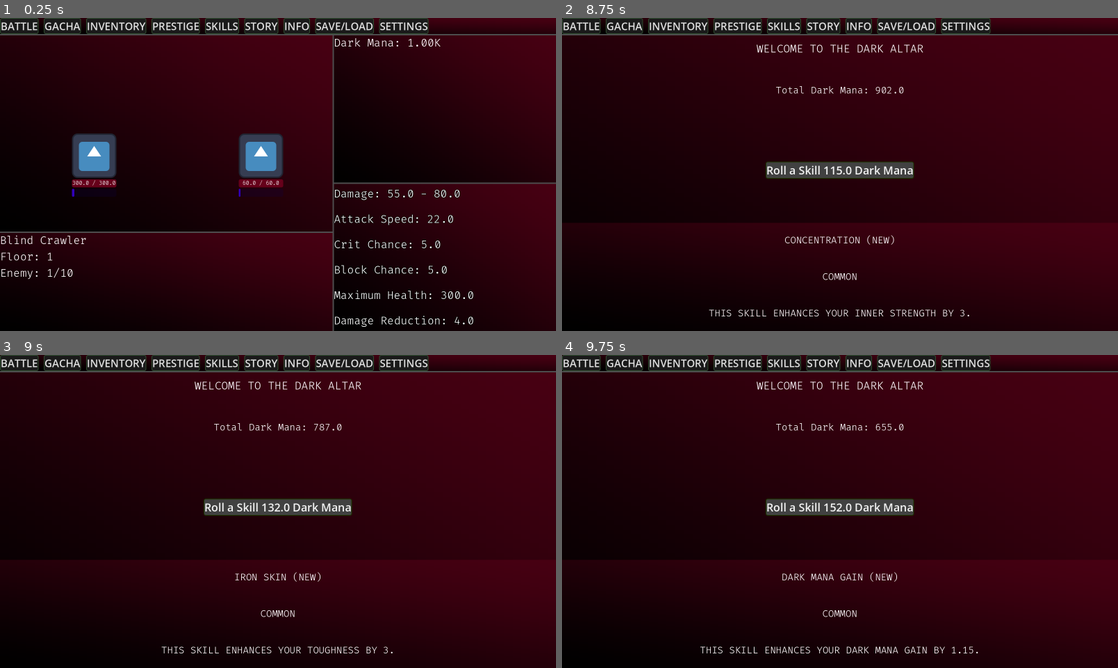
Above: before the commit, frames 1-4 (two rows, left to right).
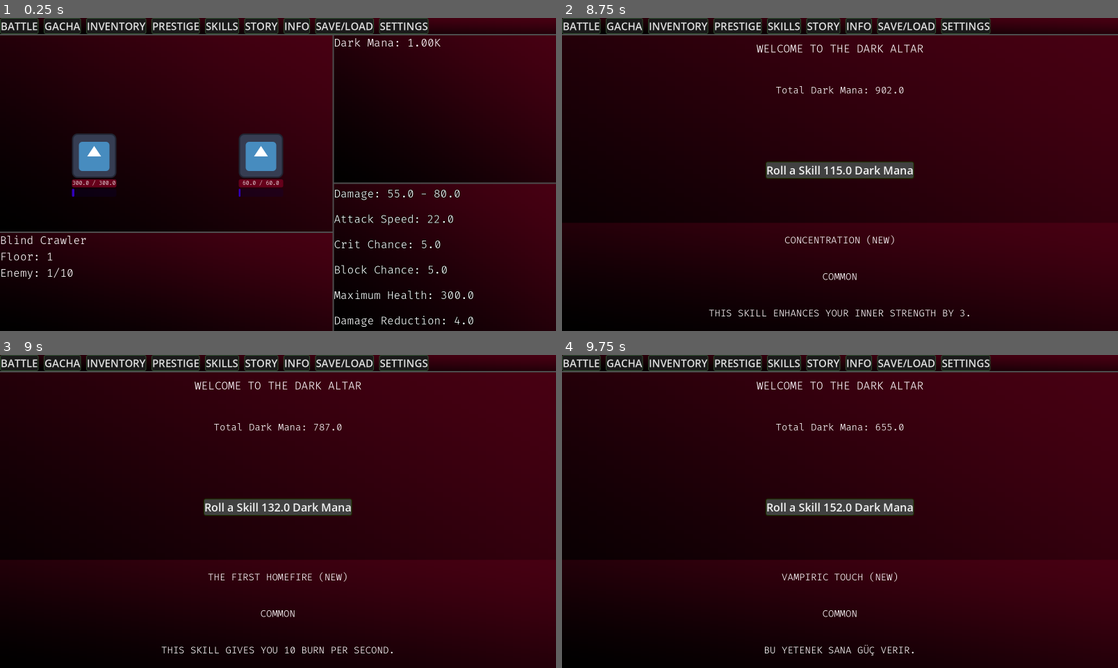
Above: after the commit, the same moments.

Repository: KeremArdaK/idling_to_cultivate
Game: Godot game, scene res://Scenes/master_scene.tscn
Same seed, same stepped clock (60 frames per second), same inputs: the game is played once before the commit and once after it. The engine's default icon, where the game draws it, is replaced by a stand-in: a white triangle on a blue panel in a dark square.
Inputs:
- Up to frame 1 (0.25 s): no input
- Up to frame 2 (8.75 s): click "STORY" at 0.5 s; click "STORY" at 1.25 s; click "BATTLE" at 2 s; click "GACHA" at 2.75 s; click "INVENTORY" at 3.5 s; click "PRESTIGE" at 4.25 s; click "SKILLS" at 5 s; click "INFO" at 5.75 s; click "BATTLE" at 6.5 s; click "GACHA" at 7.25 s; click "Roll a Skill 100.0 Dark Mana" at 8 s
- Up to frame 3 (9 s): click "Roll a Skill 115.0 Dark Mana" at 8.75 s
- Up to frame 4 (9.75 s): click "Roll a Skill 132.0 Dark Mana" at 9.5 s

Frames 1-2 are identical in both runs. In frame 3, 0.6% of the frame differs, in the area x 37-70%, y 69-96%; in frame 4, 0.7%, in the area x 24-75%, y 69-96%.

Commit message:
Add multiple skills and fix heal indicator
Add many PassiveSkill .tres resources across Common, Rare, Epic and Legendary folders (various new skills added). Fix battle heal flow in Scenes/battlescene.gd: ensure HP is clamped and the heal damage indicator is instantiated/displayed when healing occurs. Tweak existing skills: update description and stat multipliers for 'Ruler of The World', and simplify 'Vampiric Touch' by removing outer_strength and rarity entries.

Diff:
--- a/Scenes/battlescene.gd
+++ b/Scenes/battlescene.gd
@@ -198,11 +198,12 @@
 
 		if heal_amount > 0 and player_entity.current_hp < player_entity.max_hp:
 			player_entity.current_hp += heal_amount
+
 			if player_entity.current_hp > player_entity.max_hp:
 				player_entity.current_hp = player_entity.max_hp
-				var indicator = preload("res://Scenes/damage_indicator.tscn").instantiate()
-				player_entity.add_child(indicator)
-				indicator.setup(Globals.format_number(round(heal_amount)), false, true)
+			var indicator = preload("res://Scenes/damage_indicator.tscn").instantiate()
+			player_entity.add_child(indicator)
+			indicator.setup(Globals.format_number(round(heal_amount)), false, true)
 			player_entity.update_hp_ui()
 	else:
 		#düşman vuruyorsa
--- /dev/null
+++ b/Skills/Common Skills/script_code.tres
@@ -0,0 +1,11 @@
+[gd_resource type="Resource" script_class="PassiveSkill" format=3 uid="uid://cx3ysuqtj6euo"]
+
+[ext_resource type="Script" uid="uid://bfcnay3odbjv6" path="res://Skills/passive_skill.gd" id="1_wf70k"]
+
+[resource]
+script = ExtResource("1_wf70k")
+skill_name = "Script Code"
+description = "This skill enhances your inner strength by 1.4 and gives you 3 bleed per sec."
+inner_strength_mult = 1.4
+bleed_dmg_per_sec = 3.0
+metadata/_custom_type_script = "uid://bfcnay3odbjv6"
--- /dev/null
+++ b/Skills/Common Skills/the_first_homefire.tres
@@ -0,0 +1,10 @@
+[gd_resource type="Resource" script_class="PassiveSkill" format=3 uid="uid://dhsod2bf8nd67"]
+
+[ext_resource type="Script" uid="uid://bfcnay3odbjv6" path="res://Skills/passive_skill.gd" id="1_8fs3b"]
+
+[resource]
+script = ExtResource("1_8fs3b")
+skill_name = "The First Homefire"
+description = "This skill gives you 10 burn per second."
+burn_dmg_per_sec = 10.0
+metadata/_custom_type_script = "uid://bfcnay3odbjv6"
--- /dev/null
+++ b/Skills/Epic Skills/blood_field_hunters.tres
@@ -0,0 +1,16 @@
+[gd_resource type="Resource" script_class="PassiveSkill" format=3 uid="uid://bg3i6a6rhy2nf"]
+
+[ext_resource type="Script" uid="uid://bfcnay3odbjv6" path="res://Skills/passive_skill.gd" id="1_mue0j"]
+
+[resource]
+script = ExtResource("1_mue0j")
+skill_name = "Blood Field Hunters"
+description = "A predatory domain that sustains itself by bleeding the enemy, growing relentlessly stronger as the slaughter prolongs.
+30 Bleed Per Second
+%15 Lifesteal
+1.3 InnerSTR"
+rarity = 2
+inner_strength_mult = 1.3
+bleed_dmg_per_sec = 30.0
+life_steal_percent = 15.0
+metadata/_custom_type_script = "uid://bfcnay3odbjv6"
--- /dev/null
+++ b/Skills/Epic Skills/broken_mirrors.tres
@@ -0,0 +1,16 @@
+[gd_resource type="Resource" script_class="PassiveSkill" format=3 uid="uid://d3ftnl2nntija"]
+
+[ext_resource type="Script" uid="uid://bfcnay3odbjv6" path="res://Skills/passive_skill.gd" id="1_f43rm"]
+
+[resource]
+script = ExtResource("1_f43rm")
+skill_name = "Broken Mirrors"
+description = "A defensive martial art that shatters incoming strikes, slicing the opponent with the fragmented shards of their own attacks.
+0.8 InnerSTR
+1.8 Toughness
+10 Bleed Per Second"
+rarity = 2
+inner_strength_mult = 0.8
+toughness_mult = 1.8
+bleed_dmg_per_sec = 10.0
+metadata/_custom_type_script = "uid://bfcnay3odbjv6"
--- /dev/null
+++ b/Skills/Epic Skills/endless_harmony.tres
@@ -0,0 +1,15 @@
+[gd_resource type="Resource" script_class="PassiveSkill" format=3 uid="uid://blxpaccemm1dl"]
+
+[ext_resource type="Script" uid="uid://bfcnay3odbjv6" path="res://Skills/passive_skill.gd" id="1_ph85j"]
+
+[resource]
+script = ExtResource("1_ph85j")
+skill_name = "Endless Harmony"
+description = "A transcendent state of meditation, elevating both body and mind to the very precipice of immortality.
+2.5 Toughness
+%10 Lifesteal
+"
+rarity = 2
+toughness_mult = 2.5
+life_steal_percent = 10.0
+metadata/_custom_type_script = "uid://bfcnay3odbjv6"
--- /dev/null
+++ b/Skills/Epic Skills/eternal_fate.tres
@@ -0,0 +1,15 @@
+[gd_resource type="Resource" script_class="PassiveSkill" format=3 uid="uid://b5prvx6jf6rdp"]
+
+[ext_resource type="Script" uid="uid://bfcnay3odbjv6" path="res://Skills/passive_skill.gd" id="1_astdd"]
+
+[resource]
+script = ExtResource("1_astdd")
+skill_name = "Eternal Fate"
+description = "The inescapable end. A flawless equilibrium that steadily crushes the opponent, sealing their doom with the passage of time.
+1.3 InnerSTR, OuterSTR,Toughness, Dark Mana Gain."
+rarity = 2
+inner_strength_mult = 1.3
+outer_strength_mult = 1.3
+toughness_mult = 1.3
+dark_mana_gain_mult = 1.3
+metadata/_custom_type_script = "uid://bfcnay3odbjv6"
--- /dev/null
+++ b/Skills/Epic Skills/hell_flames.tres
@@ -0,0 +1,16 @@
+[gd_resource type="Resource" script_class="PassiveSkill" format=3 uid="uid://b48n8blghlmwg"]
+
+[ext_resource type="Script" uid="uid://bfcnay3odbjv6" path="res://Skills/passive_skill.gd" id="1_sgn3h"]
+
+[resource]
+script = ExtResource("1_sgn3h")
+skill_name = "Hell Flames"
+description = "Absolute ruin. An untamed inferno that incinerates everything in its path, sacrificing the caster's own defenses for pure, unadulterated devastation.
+1.5 InnerSTR
+0.5 Toughness
+50 Burn Per Second. One of The highest DoT in the game."
+rarity = 2
+inner_strength_mult = 1.5
+toughness_mult = 0.5
+burn_dmg_per_sec = 50.0
+metadata/_custom_type_script = "uid://bfcnay3odbjv6"
--- /dev/null
+++ b/Skills/Epic Skills/rising_sun.tres
@@ -0,0 +1,16 @@
+[gd_resource type="Resource" script_class="PassiveSkill" format=3 uid="uid://5or7jf4oq2sh"]
+
+[ext_resource type="Script" uid="uid://bfcnay3odbjv6" path="res://Skills/passive_skill.gd" id="1_s47e1"]
+
+[resource]
+script = ExtResource("1_s47e1")
+skill_name = "Rising Sun"
+description = "An overwhelming and absolute physical supremacy, rising inevitably from the depths of the abyss.
+1.5 InnerSTR
+1.5 OuterSTR
+15 Burn Per Second"
+rarity = 2
+inner_strength_mult = 1.5
+outer_strength_mult = 1.5
+burn_dmg_per_sec = 15.0
+metadata/_custom_type_script = "uid://bfcnay3odbjv6"
--- /dev/null
+++ b/Skills/Epic Skills/soul_linking.tres
@@ -0,0 +1,16 @@
+[gd_resource type="Resource" script_class="PassiveSkill" format=3 uid="uid://b43jm3kkadn5c"]
+
+[ext_resource type="Script" uid="uid://bfcnay3odbjv6" path="res://Skills/passive_skill.gd" id="1_8oatm"]
+
+[resource]
+script = ExtResource("1_8oatm")
+skill_name = "Soul Linking"
+description = "A dark-energy conduit that tethers the souls of the fallen directly to you, feeding the system with their lingering essence.
+0.9 InnerSTR
+2.5 Dark Mana Gain
+%20 Lifesteal"
+rarity = 2
+inner_strength_mult = 0.9
+dark_mana_gain_mult = 2.5
+life_steal_percent = 20.0
+metadata/_custom_type_script = "uid://bfcnay3odbjv6"
--- /dev/null
+++ b/Skills/Epic Skills/the_last_bouquet.tres
@@ -0,0 +1,14 @@
+[gd_resource type="Resource" script_class="PassiveSkill" format=3 uid="uid://datmoqti0tsny"]
+
+[ext_resource type="Script" uid="uid://bfcnay3odbjv6" path="res://Skills/passive_skill.gd" id="1_adpqo"]
+
+[resource]
+script = ExtResource("1_adpqo")
+skill_name = "The Last Bouquet"
+description = "A toxic and thorny floral arrangement offered to the enemy. Lethally elegant, beautifully fatal.
+40 Poison Per Sec
+20 Bleed Per Sec"
+rarity = 2
+poison_dmg_per_sec = 40.0
+bleed_dmg_per_sec = 20.0
+metadata/_custom_type_script = "uid://bfcnay3odbjv6"
--- /dev/null
+++ b/Skills/Legendary Skills/brilliant.tres
@@ -0,0 +1,14 @@
+[gd_resource type="Resource" script_class="PassiveSkill" format=3 uid="uid://brb1vcwhsnxdm"]
+
+[ext_resource type="Script" uid="uid://bfcnay3odbjv6" path="res://Skills/passive_skill.gd" id="1_ybloc"]
+
+[resource]
+script = ExtResource("1_ybloc")
+skill_name = "Brilliant"
+description = "A light so blinding and fierce that it incinerates the unworthy. Speed and heat pushed to the absolute pinnacle of existence.
+25x InnerSTR
+250 Burn Per Second"
+rarity = 3
+inner_strength_mult = 25.0
+burn_dmg_per_sec = 250.0
+metadata/_custom_type_script = "uid://bfcnay3odbjv6"
--- /dev/null
+++ b/Skills/Legendary Skills/collapsing_time_and_space.tres
@@ -0,0 +1,17 @@
+[gd_resource type="Resource" script_class="PassiveSkill" format=3 uid="uid://8y24doxq0rur"]
+
+[ext_resource type="Script" uid="uid://bfcnay3odbjv6" path="res://Skills/passive_skill.gd" id="1_yrqul"]
+
+[resource]
+script = ExtResource("1_yrqul")
+skill_name = "Collapsing Time And Space"
+description = "Reality bends and rots around you. Time accelerates and space compresses, crushing the enemy under the weight of existence itself
+You can't attack.
+15x Toughness
+2500 Poison Per Sec. Highest DoT in the game."
+rarity = 3
+inner_strength_mult = 0.0
+outer_strength_mult = 0.0
+toughness_mult = 15.0
+poison_dmg_per_sec = 2500.0
+metadata/_custom_type_script = "uid://bfcnay3odbjv6"
--- /dev/null
+++ b/Skills/Legendary Skills/dark_rise.tres
@@ -0,0 +1,19 @@
+[gd_resource type="Resource" script_class="PassiveSkill" format=3 uid="uid://dqppcyvd47qyc"]
+
+[ext_resource type="Script" uid="uid://bfcnay3odbjv6" path="res://Skills/passive_skill.gd" id="1_8b726"]
+
+[resource]
+script = ExtResource("1_8b726")
+skill_name = "Dark Rise"
+description = "The awakening of the abyss. It drowns the battlefield in shadows, corrupting the enemy's blood while gorging on dark mana.
+3x All battle stats
+150 Poison Per Sec
+150 Bleed Per Sec"
+rarity = 3
+inner_strength_mult = 3.0
+outer_strength_mult = 3.0
+toughness_mult = 3.0
+dark_mana_gain_mult = 3.0
+poison_dmg_per_sec = 150.0
+bleed_dmg_per_sec = 150.0
+metadata/_custom_type_script = "uid://bfcnay3odbjv6"
--- /dev/null
+++ b/Skills/Legendary Skills/indomitable_human_spirit.tres
@@ -0,0 +1,20 @@
+[gd_resource type="Resource" script_class="PassiveSkill" format=3 uid="uid://8d3kofnwkqum"]
+
+[ext_resource type="Script" uid="uid://bfcnay3odbjv6" path="res://Skills/passive_skill.gd" id="1_sv6ng"]
+
+[resource]
+script = ExtResource("1_sv6ng")
+skill_name = "Indomitable Human Spirit"
+description = "The sheer, terrifying willpower of humanity. No matter the damage taken, it refuses to fall, regenerating through pure defiance.
+10x InnerSTR
+20x OuterSTR
+8x Toughness
+2x Dark Mana Gain
+%75 Lifeseal"
+rarity = 3
+inner_strength_mult = 10.0
+outer_strength_mult = 20.0
+toughness_mult = 8.0
+dark_mana_gain_mult = 2.0
+life_steal_percent = 75.0
+metadata/_custom_type_script = "uid://bfcnay3odbjv6"
--- /dev/null
+++ b/Skills/Legendary Skills/owner_of_galaxys_final_wish.tres
@@ -0,0 +1,17 @@
+[gd_resource type="Resource" script_class="PassiveSkill" format=3 uid="uid://bpmgub3ocmjyv"]
+
+[ext_resource type="Script" uid="uid://bfcnay3odbjv6" path="res://Skills/passive_skill.gd" id="1_g8moa"]
+
+[resource]
+script = ExtResource("1_g8moa")
+skill_name = "Owner of Galaxy's Final Wish"
+description = "A single, cataclysmic strike meant to sever the sky. It sacrifices all defense for one world-ending blow.
+0.8x All battle stats
+20x Dark Mana Gain
+"
+rarity = 3
+inner_strength_mult = 0.8
+outer_strength_mult = 0.8
+toughness_mult = 0.8
+dark_mana_gain_mult = 20.0
+metadata/_custom_type_script = "uid://bfcnay3odbjv6"
--- /dev/null
+++ b/Skills/Legendary Skills/planel_devourer.tres
@@ -0,0 +1,18 @@
+[gd_resource type="Resource" script_class="PassiveSkill" format=3 uid="uid://cn4j3cyrigot0"]
+
+[ext_resource type="Script" uid="uid://bfcnay3odbjv6" path="res://Skills/passive_skill.gd" id="1_dkiyd"]
+
+[resource]
+script = ExtResource("1_dkiyd")
+skill_name = "Planet Devourer"
+description = "A cosmic hunger that swallows celestial bodies whole. It turns the enemy's life force into your own endless, crushing mass.
+0.5 InnerSTR
+8 Toughness
+%50 Lifesteal"
+rarity = 3
+inner_strength_mult = 0.5
+outer_strength_mult = 0.0
+toughness_mult = 8.0
+dark_mana_gain_mult = 0.0
+life_steal_percent = 50.0
+metadata/_custom_type_script = "uid://bfcnay3odbjv6"
--- a/Skills/Legendary Skills/ruler_of_the_world.tres
+++ b/Skills/Legendary Skills/ruler_of_the_world.tres
@@ -5,15 +5,11 @@
 [resource]
 script = ExtResource("1_klxhw")
 skill_name = "Ruler of The World"
-description = "You rule the world now.
-
-This skill enhances your all four stats by 5."
+description = "Absolute authority over the mortal realm. A perfect, unwavering balance that commands submission from all living things.
+3.5x All Battle Stats"
 rarity = 3
-inner_strength_mult = 5.0
-outer_strength_mult = 5.0
-toughness_mult = 5.0
-dark_mana_gain_mult = 5.0
-poison_dmg_per_sec = 5.0
-burn_dmg_per_sec = 5.0
-bleed_dmg_per_sec = 5.0
+inner_strength_mult = 3.5
+outer_strength_mult = 3.5
+toughness_mult = 3.5
+dark_mana_gain_mult = 3.5
 metadata/_custom_type_script = "uid://bfcnay3odbjv6"
--- /dev/null
+++ b/Skills/Legendary Skills/splitting_heavens.tres
@@ -0,0 +1,17 @@
+[gd_resource type="Resource" script_class="PassiveSkill" format=3 uid="uid://3j67unf8e4tk"]
+
+[ext_resource type="Script" uid="uid://bfcnay3odbjv6" path="res://Skills/passive_skill.gd" id="1_eybla"]
+
+[resource]
+script = ExtResource("1_eybla")
+skill_name = "Splitting Heavens"
+description = "A single, cataclysmic strike meant to sever the sky. It sacrifices all defense for one world-ending blow.
+0.3 Toughness
+12 Outer Strength"
+rarity = 3
+outer_strength_mult = 12.0
+toughness_mult = 0.3
+poison_dmg_per_sec = 1.0
+burn_dmg_per_sec = 1.0
+bleed_dmg_per_sec = 1.0
+metadata/_custom_type_script = "uid://bfcnay3odbjv6"
--- /dev/null
+++ b/Skills/Legendary Skills/the_final_judgement.tres
@@ -0,0 +1,16 @@
+[gd_resource type="Resource" script_class="PassiveSkill" format=3 uid="uid://dalsogjccogne"]
+
+[ext_resource type="Script" uid="uid://bfcnay3odbjv6" path="res://Skills/passive_skill.gd" id="1_5e5b8"]
+
+[resource]
+script = ExtResource("1_5e5b8")
+skill_name = "The Final Judgement"
+description = "The ultimate verdict. A decree of absolute annihilation delivered through inescapable bloodshed and holy fire.
+8x OuterSTR
+1500 Poison Per Second
+500 Burn Per Secon"
+rarity = 3
+outer_strength_mult = 8.0
+poison_dmg_per_sec = 1500.0
+burn_dmg_per_sec = 500.0
+metadata/_custom_type_script = "uid://bfcnay3odbjv6"
--- /dev/null
+++ b/Skills/Rare Skills/dark_ink_style.tres
@@ -0,0 +1,14 @@
+[gd_resource type="Resource" script_class="PassiveSkill" format=3 uid="uid://cgs3s2bj4v1qn"]
+
+[ext_resource type="Script" uid="uid://bfcnay3odbjv6" path="res://Skills/passive_skill.gd" id="1_1ceyo"]
+
+[resource]
+script = ExtResource("1_1ceyo")
+skill_name = "Dark Ink Style"
+description = "A fluid combat art that toxifies the enemy with every graceful evasion.
+1.3x Toughness
+10 Poison Per Second"
+rarity = 1
+toughness_mult = 1.3
+poison_dmg_per_sec = 10.0
+metadata/_custom_type_script = "uid://bfcnay3odbjv6"
--- /dev/null
+++ b/Skills/Rare Skills/final_lament.tres
@@ -0,0 +1,16 @@
+[gd_resource type="Resource" script_class="PassiveSkill" format=3 uid="uid://cphnnd03at30o"]
+
+[ext_resource type="Script" uid="uid://bfcnay3odbjv6" path="res://Skills/passive_skill.gd" id="1_hatgp"]
+
+[resource]
+script = ExtResource("1_hatgp")
+skill_name = "Final Lament"
+description = "A heavy, devastating strike that leaves the opponent bleeding their final breaths.
+1.4x InnerSTR
+1.8 OuterSTR
+8 Bleed Per Second"
+rarity = 1
+inner_strength_mult = 1.4
+outer_strength_mult = 1.8
+bleed_dmg_per_sec = 8.0
+metadata/_custom_type_script = "uid://bfcnay3odbjv6"
--- /dev/null
+++ b/Skills/Rare Skills/piercing_light.tres
@@ -0,0 +1,14 @@
+[gd_resource type="Resource" script_class="PassiveSkill" format=3 uid="uid://bgxnaumijkrer"]
+
+[ext_resource type="Script" uid="uid://bfcnay3odbjv6" path="res://Skills/passive_skill.gd" id="1_r6vof"]
+
+[resource]
+script = ExtResource("1_r6vof")
+skill_name = "Piercing Light"
+description = "A focused, blinding beam of energy that swiftly burns through enemy defenses.
+1.35 InnerSTR
+5 Burn Per Second"
+rarity = 1
+inner_strength_mult = 1.35
+bleed_dmg_per_sec = 5.0
+metadata/_custom_type_script = "uid://bfcnay3odbjv6"
--- /dev/null
+++ b/Skills/Rare Skills/requiem.tres
@@ -0,0 +1,14 @@
+[gd_resource type="Resource" script_class="PassiveSkill" format=3 uid="uid://bq2cp413j4cyy"]
+
+[ext_resource type="Script" uid="uid://bfcnay3odbjv6" path="res://Skills/passive_skill.gd" id="1_qk5s3"]
+
+[resource]
+script = ExtResource("1_qk5s3")
+skill_name = "Requiem"
+description = "A solemn melody that slowly siphons life and dark mana from the fallen.
+3x Dark Mana Gain
+%10 Lifesteal"
+rarity = 1
+dark_mana_gain_mult = 3.0
+life_steal_percent = 10.0
+metadata/_custom_type_script = "uid://bfcnay3odbjv6"
--- /dev/null
+++ b/Skills/Rare Skills/shadow_strike.tres
@@ -0,0 +1,14 @@
+[gd_resource type="Resource" script_class="PassiveSkill" format=3 uid="uid://caq6q52vltd2"]
+
+[ext_resource type="Script" uid="uid://bfcnay3odbjv6" path="res://Skills/passive_skill.gd" id="1_5myh4"]
+
+[resource]
+script = ExtResource("1_5myh4")
+skill_name = "Shadow Strike"
+description = "A swift, unseen blow delivered from the safety of the darkness.
+1.4x InnerSTR
+1.5x OuterSTR"
+rarity = 1
+inner_strength_mult = 1.4
+outer_strength_mult = 1.5
+metadata/_custom_type_script = "uid://bfcnay3odbjv6"
--- a/Skills/Rare Skills/vampiric_touch.tres
+++ b/Skills/Rare Skills/vampiric_touch.tres
@@ -5,8 +5,5 @@
 [resource]
 script = ExtResource("1_46s8f")
 skill_name = "Vampiric Touch"
-description = "This skill gives you %15 life steal and 1.5x outer strenght.."
-rarity = 1
-outer_strength_mult = 1.5
 life_steal_percent = 15.0
 metadata/_custom_type_script = "uid://bfcnay3odbjv6"
